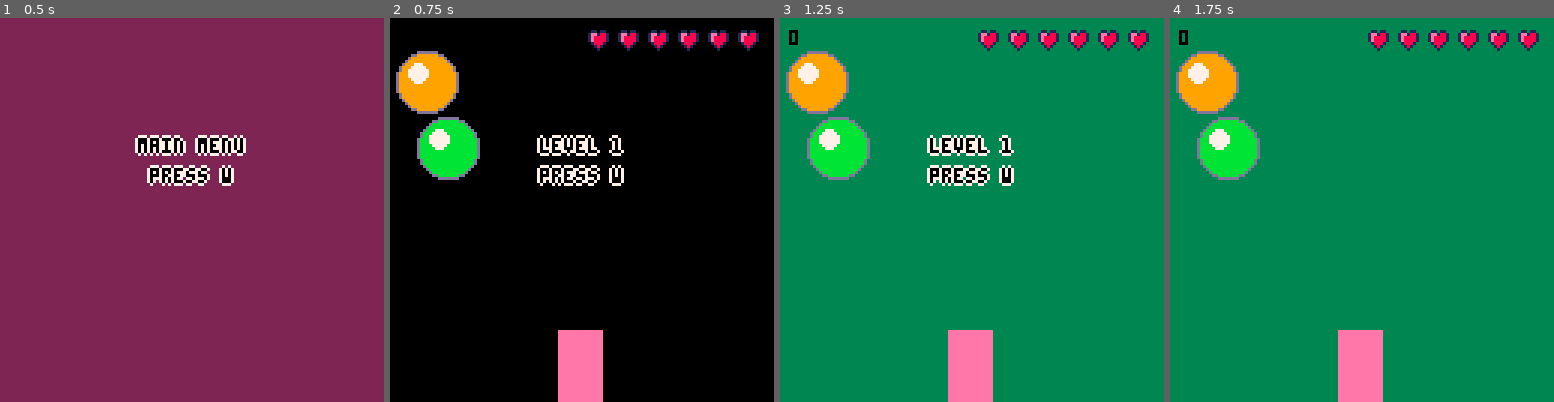
Above: before the commit, frames 1-4 (left to right).
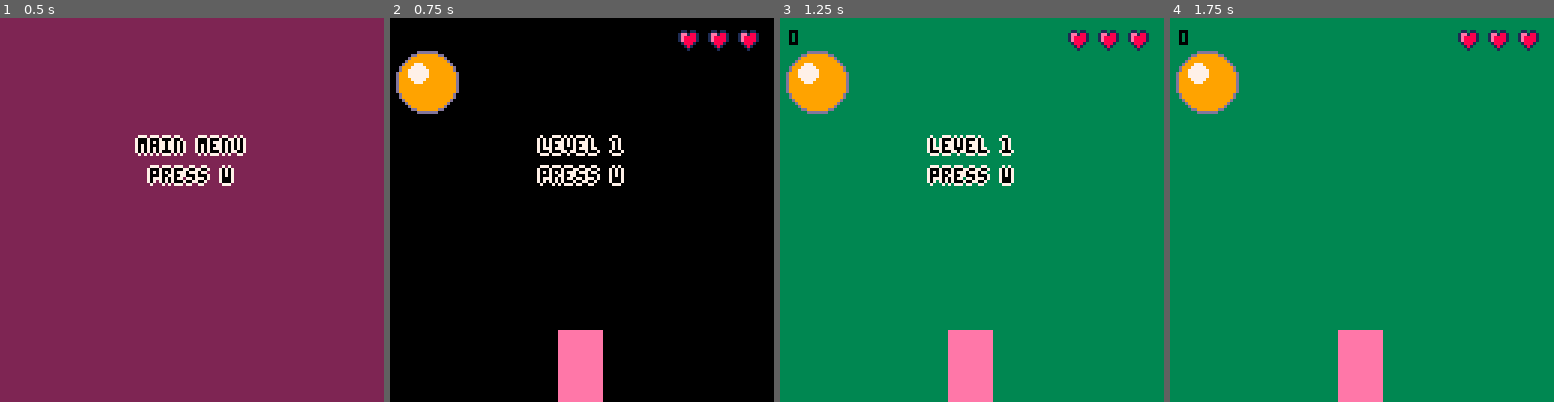
Above: after the commit, the same moments.

Repository: escargames/Anthrax
Game: PICO-8 cartridge Anthrax.p8
Two runs of this game, one before a commit and one after it. Both use one fixed random seed, a clock stepped at 60 frames per second and the inputs below.
Inputs:
- Up to frame 1 (0.5 s): no input
- Up to frame 2 (0.75 s): tap O (Z key) at 0.7 s
- Up to frame 3 (1.25 s): no input
- Up to frame 4 (1.75 s): hold Right from 1.6 s (still down); tap O (Z key) at 1.7 s

Frame 1 is identical in both runs. In frame 2, 2.8% of the frame differs, in the area x 7-73%, y 3-43%; in frame 3, 2.8%; in frame 4, 2.8%.

Commit message:
Split new game / new level logic.

Diff:
--- a/Anthrax.p8
+++ b/Anthrax.p8
@@ -56,6 +56,7 @@
 
 function update_menu()
     if (btnp(4)) then
+        new_game()
         begin_play()
     end
 end
@@ -64,21 +65,25 @@
 --
 -- play state handling
 --
+
+function new_game()
+    level = 1
+    sc = 0
+    lives = 3
+end
 
 function begin_play()
     state = "pause"
-    level = 1
     tm = 0
-    sc = 0
     ball_list = {}
     shot_list = {}
-    add_ball()
-    add_ball()
+    for i=1,level do
+        add_ball()
+    end
     player = {
         x = 64,
         y = 128,
         sp = 1,
-        lf = 6,
         invincible = 0,
     }
     sfx(0)
@@ -101,7 +106,7 @@
         add_shot()
     end
 
-    if player.lf <= 0 then
+    if lives <= 0 then
         state = "pause"
     end
 end
@@ -114,7 +119,7 @@
     config.pause.bg = config.play.bg
 
     if (btnp(4)) then
-        if player.lf <= 0 then
+        if lives <= 0 then
             state = "menu"
         else
             state = "play"
@@ -175,7 +180,7 @@
         if player.invincible <= 0 then
             local dx, dy = b.x - player.x, b.y - player.y + 12
             if abs(dx) < b.r + 4 and abs(dy) < b.r then
-                player.lf -= 1
+                lives -= 1
                 player.invincible = 2
                 sfx(7)
             end
@@ -258,7 +263,7 @@
         --circfill(b.x - b.r * 0.3, b.y - b.r * 0.3, b.r * 0.35, 7)
     end)
     print(sc, 3, 4, 0)
-    for i = 1, player.lf do
+    for i = 1, lives do
         spr(32, 125 - 10*i, 3)
     end
 end
@@ -274,7 +279,7 @@
 
 config.pause.draw = function ()
     draw_play()
-    if player.lf <= 0 then
+    if lives <= 0 then
       cprint("game over", 40)
     else
       cprint("level "..tostr(level), 40)
